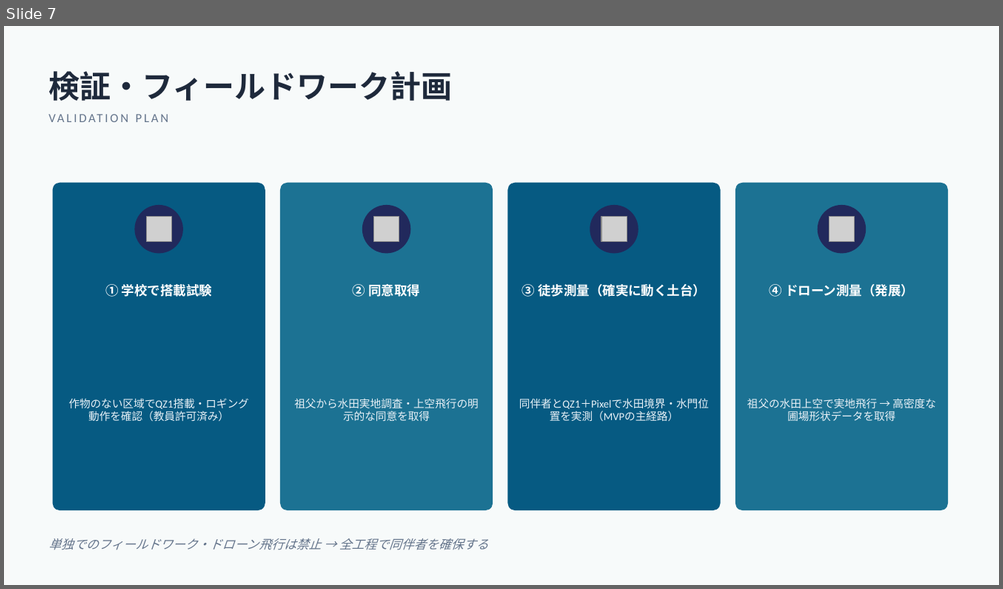
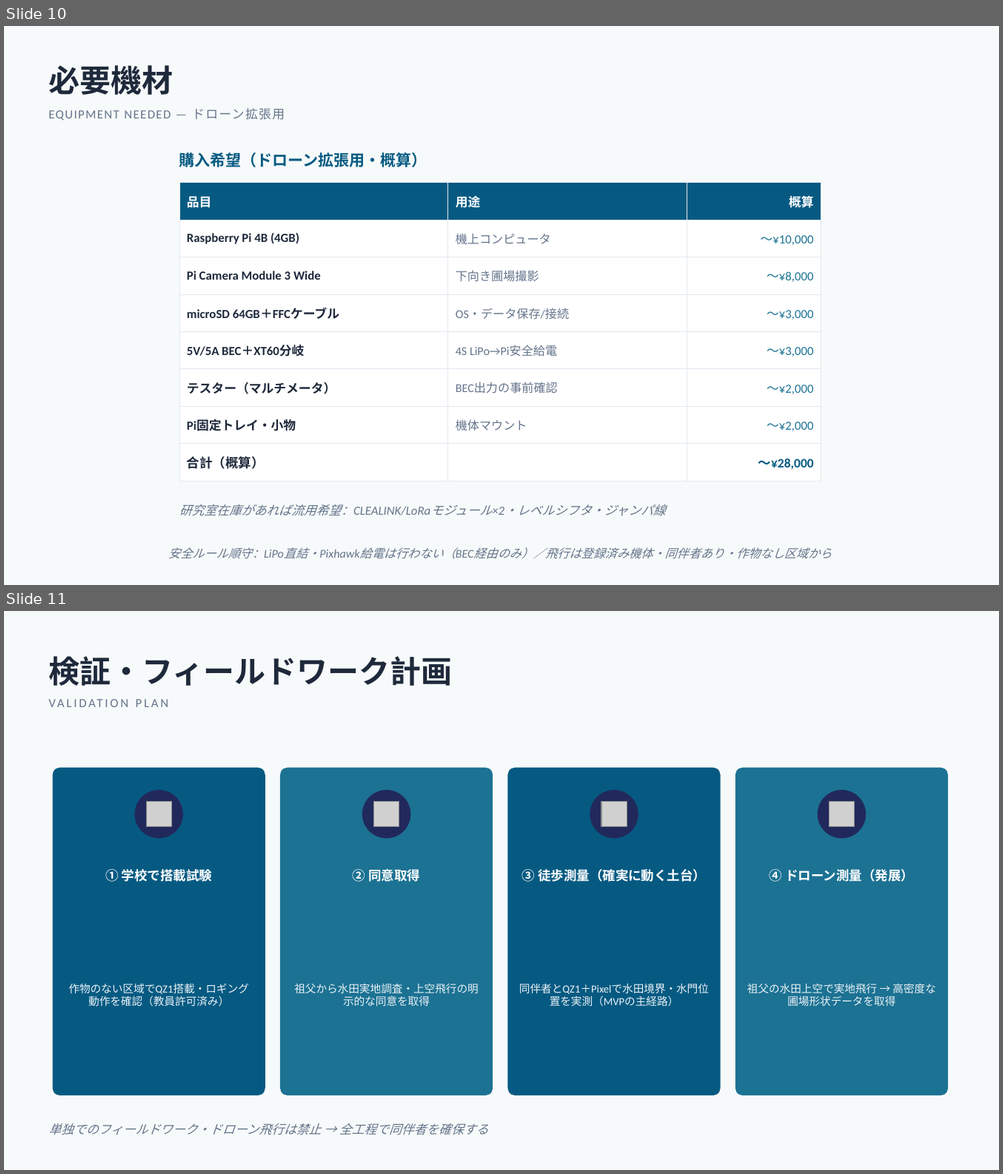
Before and after one commit to Klayertan/michibiki-suimon-navi, a slide deck: Suimon_Navi_Plan.pptx. Shown one above the other, each under a label of ours: slide 7 before the commit, slides 10 and 11 after it. The pictures are 1003x589 and 1003x1174 pixels, drawn with LibreOffice and Linux fonts; fonts in the diff are those of the drawing; grey boxes stand for pictures. Boxes give left, top, right and bottom in pixels: in the first picture for what was removed or moved away, otherwise in the second. Text is boxed around its words. In the diff, an @@ line names an element or a change of style, - is before the commit and + after.

```diff
--- a/Suimon_Navi_Plan.pptx
+++ b/Suimon_Navi_Plan.pptx
@@ slide 10 added at bbox=[4, 26, 999, 585], background #F7FAFA @@
@@ text added at bbox=[48, 65, 173, 95], 30 pt, text #1E293B, bold @@
+必要機材
@@ text added at bbox=[48, 108, 284, 120], 12 pt, text #64748B @@
+EQUIPMENT NEEDED — ドローン拡張用
@@ text added at bbox=[179, 153, 427, 167], 15 pt, text #065A82, bold @@
+購入希望（ドローン拡張用・概算）
@@ table added at bbox=[179, 183, 821, 472], 8 rows, 3 columns @@
+品目 | 用途 | 概算
+Raspberry Pi 4B (4GB) | 機上コンピュータ | 〜¥10,000
+Pi Camera Module 3 Wide | 下向き圃場撮影 | 〜¥8,000
+microSD 64GB＋FFCケーブル | OS・データ保存/接続 | 〜¥3,000
+5V/5A BEC＋XT60分岐 | 4S LiPo→Pi安全給電 | 〜¥3,000
+テスター（マルチメータ） | BEC出力の事前確認 | 〜¥2,000
+Pi固定トレイ・小物 | 機体マウント | 〜¥2,000
+合計（概算） |  | 〜¥28,000
@@ text added at bbox=[179, 505, 666, 517], 12 pt, text #64748B, italic @@
+研究室在庫があれば流用希望：CLEALINK/LoRaモジュール×2・レベルシフタ・ジャンパ線
@@ text added at bbox=[168, 548, 832, 560], 11.5 pt, text #64748B, italic @@
+安全ルール順守：LiPo直結・Pixhawk給電は行わない（BEC経由のみ）／飛行は登録済み機体・同伴者あり・作物なし区域から
@@ what was slide 7 is now slide 11 @@
```
Also in this commit, not shown: 5 slides changed, 3 other slides added, 1 other file.
